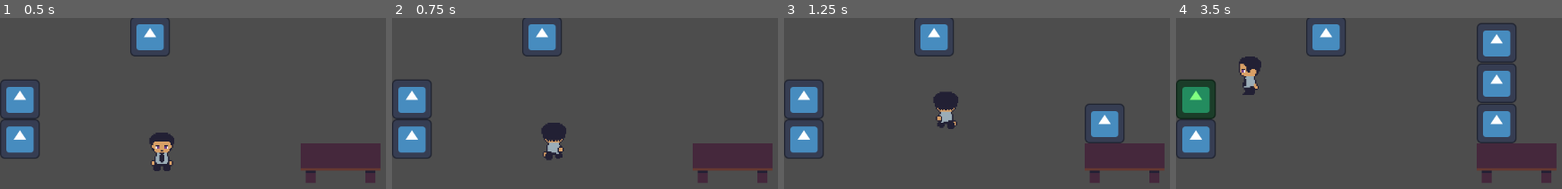
Above: before the commit, frames 1-4 (left to right).
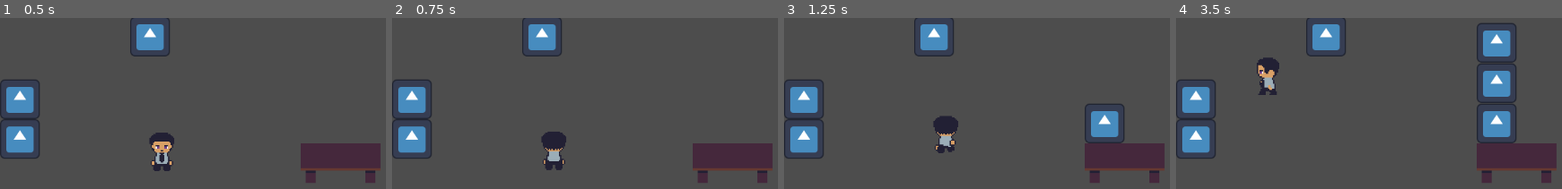
Above: after the commit, the same moments.

Repository: IsaelGabriel/lgj-2023
Game: Godot game, scene res://scenes/reception_test_scene.tscn
Two runs of this game, one before a commit and one after it. Both use one fixed random seed, a clock stepped at 60 frames per second and the inputs below. The project has no main scene, so this scene is started directly. The engine's default icon, where the game draws it, is replaced by a stand-in: a white triangle on a blue panel in a dark square.
Inputs:
- Up to frame 1 (0.5 s): no input
- Up to frame 2 (0.75 s): tap Enter at 0.5 s; hold Up (p1_up) from 0.53 s (still down); tap Space (p1_use) at 0.6 s
- Up to frame 3 (1.25 s): keep holding Up (p1_up)
- Up to frame 4 (3.5 s): tap Space (p1_use) at 1.35, 2.1, 2.85 s; release Up (p1_up) at 2.03 s; hold Left (p1_left) from 2.03 s (still down)

Frame 1 is identical in both runs. In frame 2, 1.1% of the frame differs, in the area x 38-46%, y 61-90%; in frame 3, 1.6%; in frame 4, 4.1%, in the area x 0-27%, y 22-60%.

Commit message:
fix player walk animation bug by basing state on velocity

Diff:
--- a/scripts/player.gd
+++ b/scripts/player.gd
@@ -3,6 +3,7 @@
 # constants
 
 const SPEED = 100.0
+const ACC = 120.0
 
 # enums
 
@@ -14,15 +15,41 @@
 @onready var animator = $AnimationPlayer
 @onready var selector = $Selector
 var current_target = null
+var acceleration: Vector2 = Vector2(0, 0)
+var decceleration: Vector2 = Vector2(0, 0)
 
-func _process(_delta):
-	handle_input()
 
-func _physics_process(_delta):
+func _process(delta):
+	handle_input(delta)
+
+func _physics_process(delta):
+
+	velocity += acceleration * delta
+	if acceleration.x != 0.0 and acceleration.y != 0.0:
+		velocity.x = clamp(velocity.x, -SPEED * 0.7, SPEED * 0.7)
+		velocity.y = clamp(velocity.y, -SPEED * 0.7, SPEED * 0.7)
+	else:
+		velocity.x = clamp(velocity.x, -SPEED, SPEED)
+		velocity.y = clamp(velocity.y, -SPEED, SPEED)
+
+	velocity += decceleration * delta
+
+	if decceleration.x < 0:
+		velocity.x = clamp(velocity.x, 0.0, SPEED)
+	elif decceleration.x > 0:
+		velocity.x = clamp(velocity.x, -SPEED, 0.0)
+
+	if decceleration.y < 0:
+		velocity.y = clamp(velocity.y, 0.0, SPEED)
+	elif decceleration.y > 0:
+		velocity.y = clamp(velocity.y, -SPEED, 0.0)
+
+	animator.speed_scale = clamp(velocity.length(), 0.7, SPEED) / SPEED
+
 	move_and_slide()
 	handle_selection()
 
-func handle_input():
+func handle_input(delta):
 	var x_input = 0.0
 	if Input.is_action_pressed("p1_left"):
 		x_input += -1
@@ -39,7 +66,7 @@
 		y_input += 1
 		current_direction = Vector2.DOWN
 
-	if x_input == 0.0 and y_input == 0.0:
+	if velocity.x == 0 and velocity.y == 0:
 		match current_direction:
 			Vector2.DOWN:
 				animator.play("player_idle_down")
@@ -70,7 +97,23 @@
 		x_input *= 0.7
 		y_input *= 0.7
 
-	velocity = Vector2(x_input, y_input) * SPEED
+	acceleration = Vector2(x_input, y_input) * ACC
+	decceleration = Vector2(0.0, 0.0)
+
+	if x_input == 0:
+		if velocity.x > 0:
+			decceleration.x = -ACC
+		if velocity.x < 0:
+			decceleration.x = ACC
+
+	if y_input == 0:
+		if velocity.y > 0:
+			decceleration.y = -ACC
+		if velocity.y < 0:
+			decceleration.y = ACC
+
+	if decceleration.x != 0 and decceleration.y != 0:
+		decceleration *= 0.7
 
 	if Input.is_action_just_pressed("p1_use") and current_target != null:
 		current_target.interacting = not current_target.interacting
